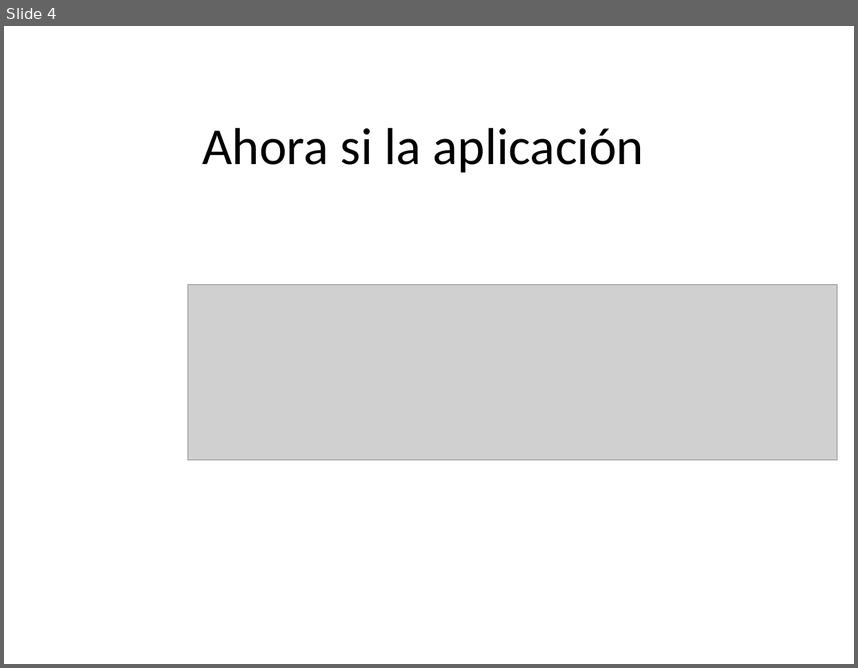
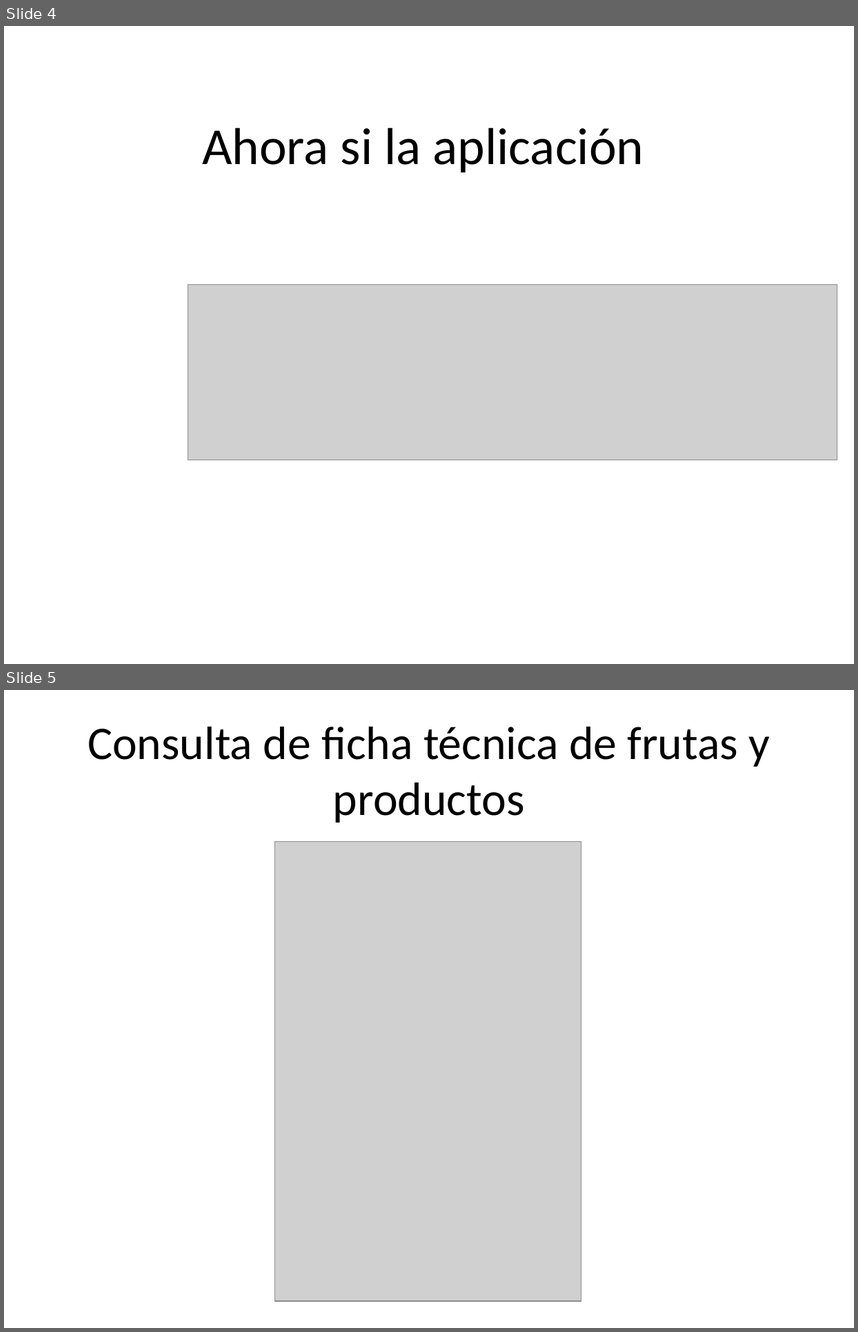
Before and after one commit to anfesmo/Drogas5aConvocatoria, a slide deck: CorabastosUnClick.pptx. Shown one above the other, each under a label of ours: slide 4 before the commit, slides 4 and 5 after it. The pictures are 858x668 and 858x1332 pixels, drawn with LibreOffice and Linux fonts; fonts in the diff are those of the drawing; grey boxes stand for pictures. Boxes give left, top, right and bottom in pixels: in the first picture for what was removed or moved away, otherwise in the second. Text is boxed around its words. In the diff, an @@ line names an element or a change of style, - is before the commit and + after.

```diff
--- a/CorabastosUnClick.pptx
+++ b/CorabastosUnClick.pptx
@@ slide 5 added at (4, 690, 854, 1328), background #FFFFFF @@
@@ title added at (87, 727, 771, 822), 39.6 pt, text #000000 @@
+Consulta de ficha técnica de frutas y productos
@@ picture added at (275, 841, 582, 1301) @@
```
Also in this commit, not shown: 8 other slides added, 4 slides removed, 1 other file.
